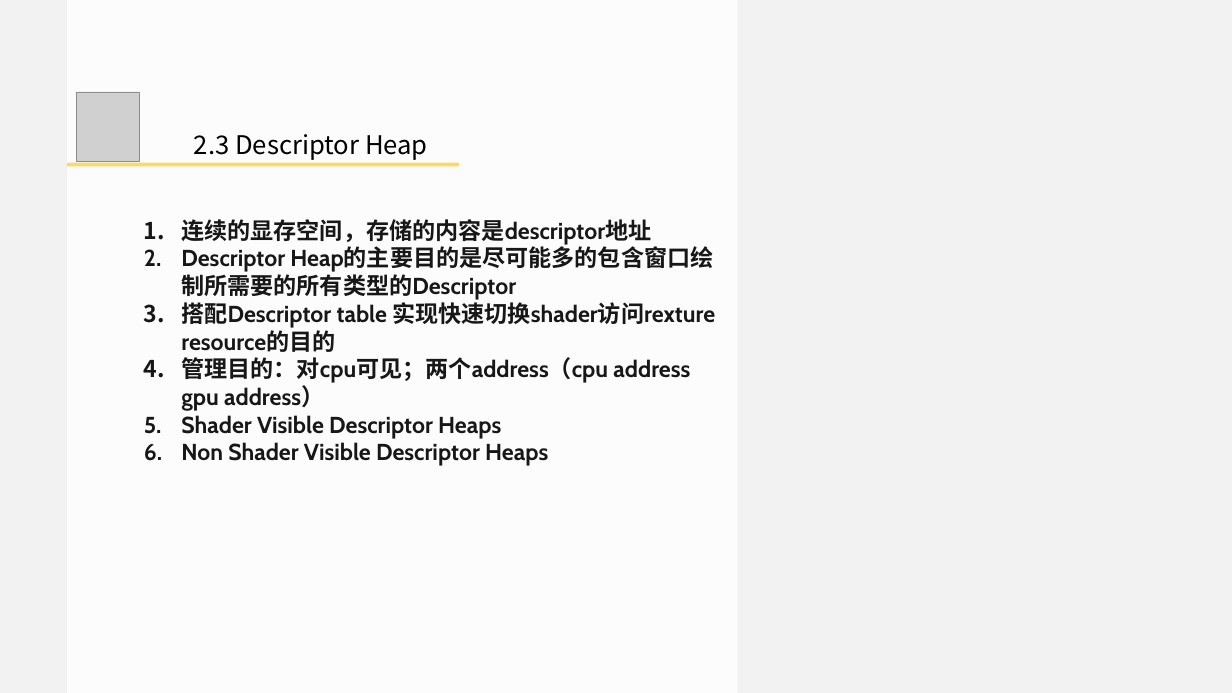
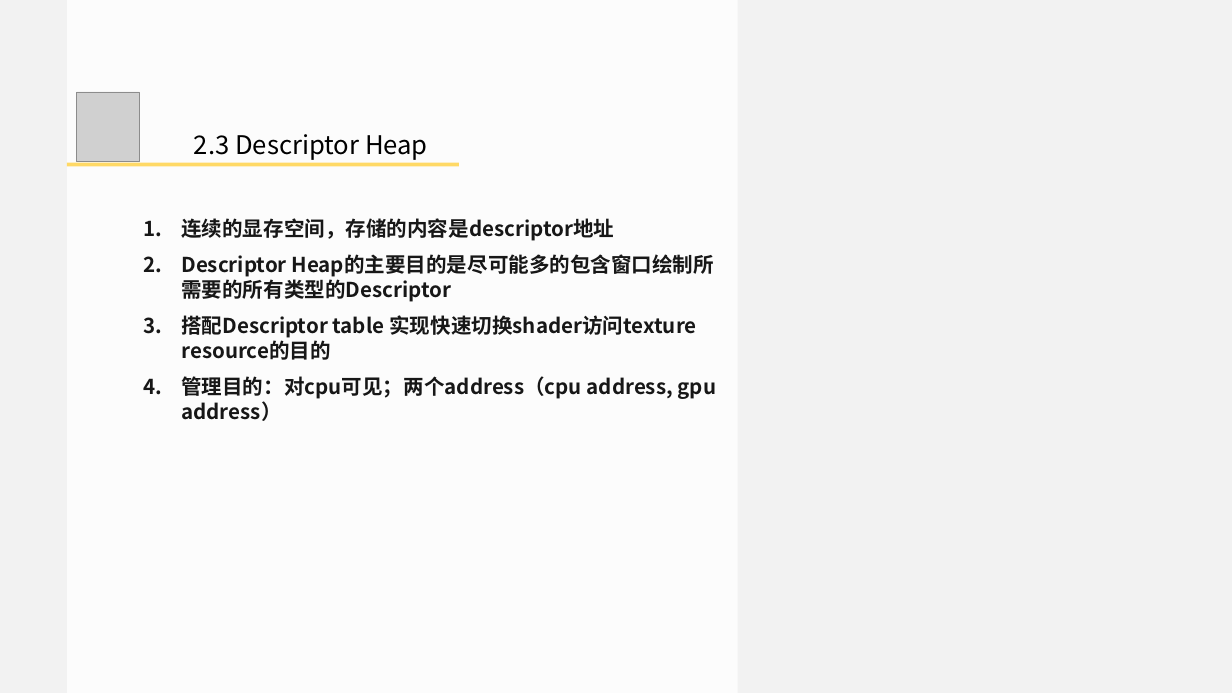
Before and after one commit to doomlover/KSGameEngineTutorials, a slide deck: slide 14 of PPTs/05.深入DX12绘制二.pptx (slide 11 before the commit). Drawn at 1232x693 pixels with LibreOffice and Linux fonts; fonts in the diff are those of the drawing; grey boxes stand for pictures. Boxes give left, top, right and bottom in pixels: in the first picture for what was removed or moved away, otherwise in the second. Text is boxed around its words. In the diff, an @@ line names an element or a change of style, - is before the commit and + after.

```diff
--- a/PPTs/05.深入DX12绘制二.pptx
+++ b/PPTs/05.深入DX12绘制二.pptx
@@ text at [181, 218, 614, 277]: size 36 to 32 pt, font Cabin to Noto Sans CJK SC in "连续的显存空间，存储的内容是descriptor地址", "Descriptor Heap的主要目的是尽可能多的包含窗口绘制所需要的所有类型的Descriptor"; more space between paragraphs @@
@@ text at [181, 315, 717, 421]: text changed; size 36 to 32 pt; font Cabin to Noto Sans CJK SC @@
-3. 搭配Descriptor table 实现快速切换shader访问rexture resource的目的
-4. 管理目的：对cpu可见；两个address（cpu address gpu address）
-5. Shader Visible Descriptor Heaps
-6. Non Shader Visible Descriptor Heaps
+3. 搭配Descriptor table 实现快速切换shader访问texture resource的目的
+4. 管理目的：对cpu可见；两个address（cpu address, gpu address）
```
Also in this commit, not shown: 12 other slides changed, 8 slides added, 2 slides removed, 1 other file.
